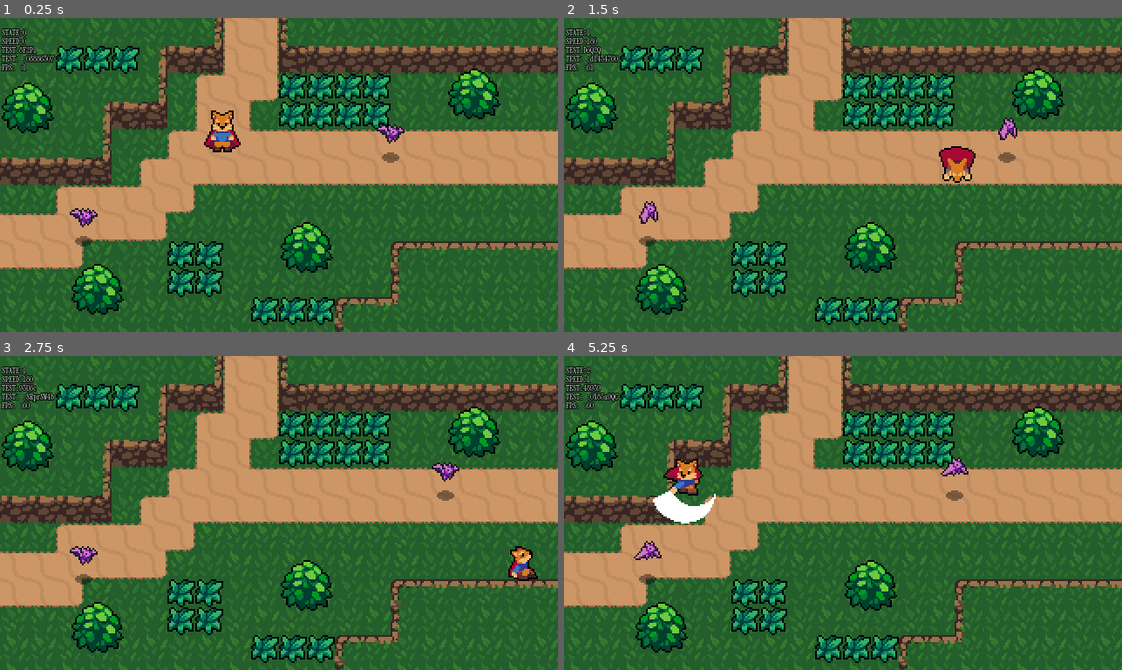
Above: before the commit, frames 1-4 (two rows, left to right).
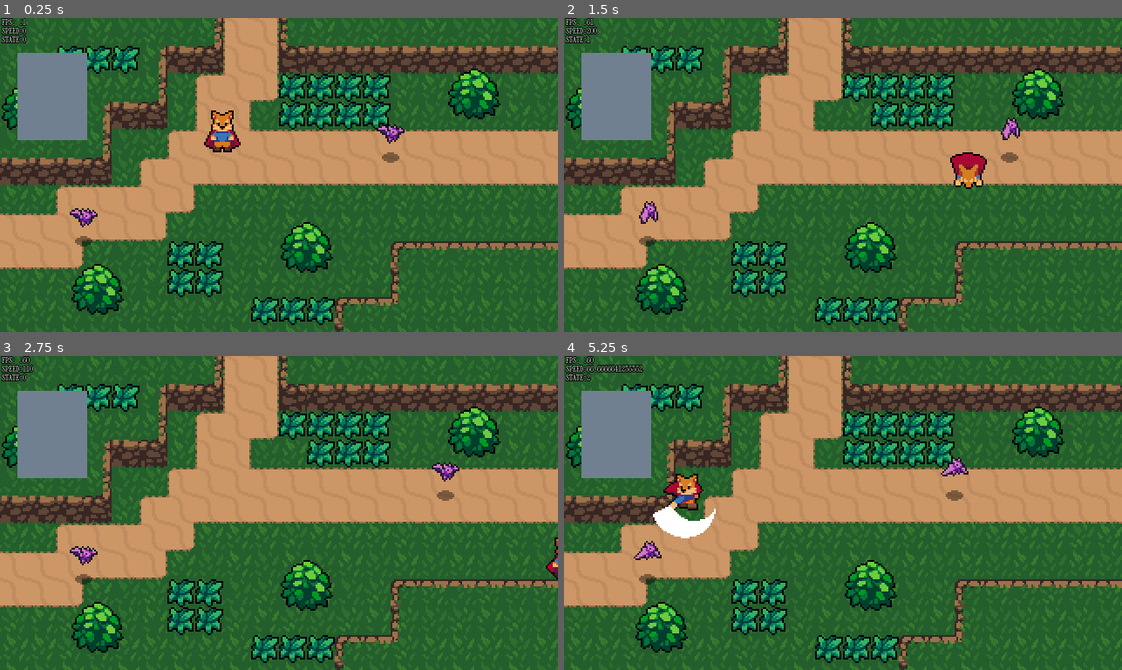
Above: after the commit, the same moments.

Repository: surrealsymmetry/Heartbeast_td_arpg
Game: Godot game, scene res://world.tscn
The game is run twice, just before and just after one commit, with the same random seed, the same clock (stepped at 60 frames per second) and the same inputs.
Inputs (mouse positions are in pixels of both pictures, inside the frame that each line leads up to):
- Up to frame 1 (0.25 s): no input
- Up to frame 2 (1.5 s): move the mouse to (965, 159) at 0.52 s; hold Right (ui_right) 0.53-1.28 s; tap Space (attack) at 0.6 s; tap Shift (roll) at 0.8, 1.35 s; move the mouse to (731, 190) at 1.27 s; hold Down (ui_down) from 1.28 s (still down)
- Up to frame 3 (2.75 s): tap Space (attack) at 1.55, 2.1 s; move the mouse to (334, 443) at 2.02 s; release Down (ui_down) at 2.03 s; hold Right (ui_right) from 2.03 s (still down); tap Shift (roll) at 2.3 s
- Up to frame 4 (5.25 s): move the mouse to (815, 575) at 2.77 s; release Right (ui_right) at 2.78 s; hold Up (ui_up) 2.78-3.53 s; tap Shift (roll) at 2.85, 3.8, 4.35 s; tap Space (attack) at 3.05, 3.6, 4.55, 5.1 s; move the mouse to (1010, 560) at 3.52 s; hold Left (ui_left) 3.53-5.03 s; tap 5 (_debugReset) at 4.15 s; move the mouse to (675, 465) at 4.27 s; move the mouse to (870, 513) at 5.02 s; hold Down (ui_down) from 5.03 s (still down)

The runs differ from the first frame. In frame 1, 4.0% of the frame differs, in the area x 0-16%, y 0-39%; in frame 2, 5.4%; in frame 3, 4.9%; in frame 4, 5.9%, in the area x 0-28%, y 0-59%.

Commit message:
clean up ui txt stuff in prep for drawing

Diff:
--- a/Player.gd
+++ b/Player.gd
@@ -5,6 +5,7 @@
 @export var ROLL_SPEED 		= 180
 @export var FRICTION 		= 460
 @export_range(0, 10) var attack_speed_mod: float = 2
+@export_range(0, 10) var roll_speed_mod: float = 2
 
 signal _debug
 
@@ -32,7 +33,11 @@
 	animation_tree.set("parameters/attack/1/TimeScale/scale", attack_speed_mod)
 	animation_tree.set("parameters/attack/2/TimeScale/scale", attack_speed_mod)
 	animation_tree.set("parameters/attack/3/TimeScale/scale", attack_speed_mod)
-#	Util.xplor(animation_tree, "scAle")
+	animation_tree.set("parameters/roll/0/TimeScale/scale", roll_speed_mod)
+	animation_tree.set("parameters/roll/1/TimeScale/scale", roll_speed_mod)
+	animation_tree.set("parameters/roll/2/TimeScale/scale", roll_speed_mod)
+	animation_tree.set("parameters/roll/3/TimeScale/scale", roll_speed_mod)
+	Util.xplor(animation_tree, "scAle")
 	sword_hitbox.knockback_vector = roll_vector
 
 
@@ -99,6 +104,7 @@
 	move()
 
 func attack_state( delta ):
+	velocity = roll_vector * ROLL_SPEED/3
 	animation_state.travel("attack")
 	move()
 
@@ -116,7 +122,7 @@
 	var _debug_info = {
 		"STATE": state,
 		"SPEED": velocity.length(),
-		"TEST": Util.random_char_string(5)
+#		"TEST": Util.random_char_string(5)
 	}
 #	print(Engine.get_frames_per_second(), " : ",  Util.random_char_string(500))
 	_debug.emit(_debug_info)
--- a/Player/player.tscn
+++ b/Player/player.tscn
@@ -622,26 +622,68 @@
 max_space = Vector2(1, 1.1)
 blend_mode = 1
 
-[sub_resource type="AnimationNodeAnimation" id="AnimationNodeAnimation_5ayro"]
+[sub_resource type="AnimationNodeAnimation" id="AnimationNodeAnimation_fb0wh"]
 animation = &"RollDown"
 
-[sub_resource type="AnimationNodeAnimation" id="AnimationNodeAnimation_frhx0"]
-animation = &"RollRight"
-
-[sub_resource type="AnimationNodeAnimation" id="AnimationNodeAnimation_txdsu"]
+[sub_resource type="AnimationNodeTimeScale" id="AnimationNodeTimeScale_np2h0"]
+
+[sub_resource type="AnimationNodeBlendTree" id="AnimationNodeBlendTree_kcgj8"]
+graph_offset = Vector2(-216.25, 15)
+nodes/Animation/node = SubResource("AnimationNodeAnimation_fb0wh")
+nodes/Animation/position = Vector2(50, 125)
+nodes/TimeScale/node = SubResource("AnimationNodeTimeScale_np2h0")
+nodes/TimeScale/position = Vector2(225, 125)
+nodes/output/position = Vector2(400, 150)
+node_connections = [&"output", 0, &"TimeScale", &"TimeScale", 0, &"Animation"]
+
+[sub_resource type="AnimationNodeAnimation" id="AnimationNodeAnimation_fmauk"]
+animation = &"RollLeft"
+
+[sub_resource type="AnimationNodeTimeScale" id="AnimationNodeTimeScale_2josm"]
+
+[sub_resource type="AnimationNodeBlendTree" id="AnimationNodeBlendTree_65pu0"]
+nodes/Animation/node = SubResource("AnimationNodeAnimation_fmauk")
+nodes/Animation/position = Vector2(132.75, 155.75)
+nodes/TimeScale/node = SubResource("AnimationNodeTimeScale_2josm")
+nodes/TimeScale/position = Vector2(321.5, 240.75)
+nodes/output/position = Vector2(500, 150)
+node_connections = [&"output", 0, &"TimeScale", &"TimeScale", 0, &"Animation"]
+
+[sub_resource type="AnimationNodeAnimation" id="AnimationNodeAnimation_sjvbm"]
 animation = &"RollUp"
 
-[sub_resource type="AnimationNodeAnimation" id="AnimationNodeAnimation_x6j3a"]
+[sub_resource type="AnimationNodeTimeScale" id="AnimationNodeTimeScale_30ogx"]
+
+[sub_resource type="AnimationNodeBlendTree" id="AnimationNodeBlendTree_45uaq"]
+graph_offset = Vector2(-355, -31.25)
+nodes/Animation/node = SubResource("AnimationNodeAnimation_sjvbm")
+nodes/Animation/position = Vector2(-25, 100)
+nodes/TimeScale/node = SubResource("AnimationNodeTimeScale_30ogx")
+nodes/TimeScale/position = Vector2(150, 150)
+nodes/output/position = Vector2(325, 100)
+node_connections = [&"output", 0, &"TimeScale", &"TimeScale", 0, &"Animation"]
+
+[sub_resource type="AnimationNodeAnimation" id="AnimationNodeAnimation_103cx"]
 animation = &"RollLeft"
 
+[sub_resource type="AnimationNodeTimeScale" id="AnimationNodeTimeScale_a1xx2"]
+
+[sub_resource type="AnimationNodeBlendTree" id="AnimationNodeBlendTree_2cy1o"]
+nodes/Animation/node = SubResource("AnimationNodeAnimation_103cx")
+nodes/Animation/position = Vector2(582.75, 140.75)
+nodes/TimeScale/node = SubResource("AnimationNodeTimeScale_a1xx2")
+nodes/TimeScale/position = Vector2(750, 100)
+nodes/output/position = Vector2(950, 100)
+node_connections = [&"output", 0, &"TimeScale", &"TimeScale", 0, &"Animation"]
+
 [sub_resource type="AnimationNodeBlendSpace2D" id="AnimationNodeBlendSpace2D_4dpfd"]
-blend_point_0/node = SubResource("AnimationNodeAnimation_5ayro")
+blend_point_0/node = SubResource("AnimationNodeBlendTree_kcgj8")
 blend_point_0/pos = Vector2(0, 1.1)
-blend_point_1/node = SubResource("AnimationNodeAnimation_frhx0")
+blend_point_1/node = SubResource("AnimationNodeBlendTree_65pu0")
 blend_point_1/pos = Vector2(1, 0)
-blend_point_2/node = SubResource("AnimationNodeAnimation_txdsu")
+blend_point_2/node = SubResource("AnimationNodeBlendTree_45uaq")
 blend_point_2/pos = Vector2(0, -1.1)
-blend_point_3/node = SubResource("AnimationNodeAnimation_x6j3a")
+blend_point_3/node = SubResource("AnimationNodeBlendTree_2cy1o")
 blend_point_3/pos = Vector2(-1, 0)
 min_space = Vector2(-1, -1.1)
 max_space = Vector2(1, 1.1)
@@ -704,7 +746,7 @@
 states/run/node = SubResource("AnimationNodeBlendSpace2D_k8b2b")
 states/run/position = Vector2(662, 48)
 transitions = ["idle", "run", SubResource("AnimationNodeStateMachineTransition_bt0yb"), "run", "idle", SubResource("Ani …(416 unchanged characters)…
-graph_offset = Vector2(150, 12)
+graph_offset = Vector2(25, -50)
 
 [sub_resource type="AnimationNodeStateMachinePlayback" id="AnimationNodeStateMachinePlayback_h6ikg"]
 
@@ -713,8 +755,14 @@
 
 [node name="Player" type="CharacterBody2D"]
 collision_layer = 2
+motion_mode = 1
 script = ExtResource("1_6rakm")
+ACCELERATION = 600
+MAX_SPEED = 110
+ROLL_SPEED = 200
+FRICTION = 400
 attack_speed_mod = 2.5
+roll_speed_mod = 1.6
 
 [node name="Sprite" type="Sprite2D" parent="."]
 position = Vector2(0, -8)
@@ -742,7 +790,11 @@
 parameters/attack/2/TimeScale/scale = 1.0
 parameters/attack/3/TimeScale/scale = 1.0
 parameters/idle/blend_position = Vector2(-0.0940639, 0.57619)
-parameters/roll/blend_position = Vector2(0, 0)
+parameters/roll/blend_position = Vector2(0.000324249, 1.09592)
+parameters/roll/0/TimeScale/scale = 1.0
+parameters/roll/1/TimeScale/scale = 1.0
+parameters/roll/2/TimeScale/scale = 1.0
+parameters/roll/3/TimeScale/scale = 1.0
 parameters/run/blend_position = Vector2(0, 0)
 
 [node name="HitboxPivot" type="Marker2D" parent="."]
--- a/_DebugHUD.gd
+++ b/_DebugHUD.gd
@@ -9,17 +9,29 @@
 # VIRTUAL FUNCTIONS#
 ####################
 func _process(delta: float) -> void:
-	data.merge( {"TEST: ": Util.random_char_string(8)}, true)
-	data.merge( {"FPS: ": Engine.get_frames_per_second()}, true)
+	data.merge( {
+			"FPS: ": Engine.get_frames_per_second(),
+#			"TEST: ": Util.random_char_string(8),
+		}, true
+	)
+
+func _draw() -> void:
+	print("drawing : " + Util.random_letter_string(12))
+	draw_meter(10, 20, 40, 50)
 
 func _on_player_debug( dict: Dictionary ) -> void:
 	data.merge( dict, true )
 	update_label()
 
-
 # MEMBER FUNCTIONS #
 ####################
 func update_label():
 	label.text = ""
-	for key in data.keys():
+	var sorted_keys = data.keys()
+	sorted_keys.sort()
+	for key in sorted_keys:
 		label.text += "\n%s:\t%s" % [key, data[key]]
+
+
+func draw_meter(x, y, w, h):
+	draw_rect( Rect2(Vector2(x, y), Vector2(w, h)), Color.SLATE_GRAY)
--- a/world.tscn
+++ b/world.tscn
@@ -956,14 +956,16 @@
 [node name="Control" type="Control" parent="_DebugHUD"]
 layout_mode = 3
 anchors_preset = 0
+offset_right = 320.0
+offset_bottom = 180.0
 
 [node name="Label 1" type="Label" parent="_DebugHUD/Control"]
 layout_mode = 0
 offset_left = 1.0
-offset_top = 1.0
-offset_right = 41.0
-offset_bottom = 70.0
-text = "sadfsdf"
+offset_top = -5.0
+offset_right = 65.0
+offset_bottom = 64.0
+text = "this is overwritten by _DebugHUD"
 label_settings = SubResource("LabelSettings_w7qd8")
 
 [connection signal="_debug" from="Player" to="_DebugHUD" method="_on_player_debug"]
Not shown: 1 places in Player/player.tscn that only renumber resources
